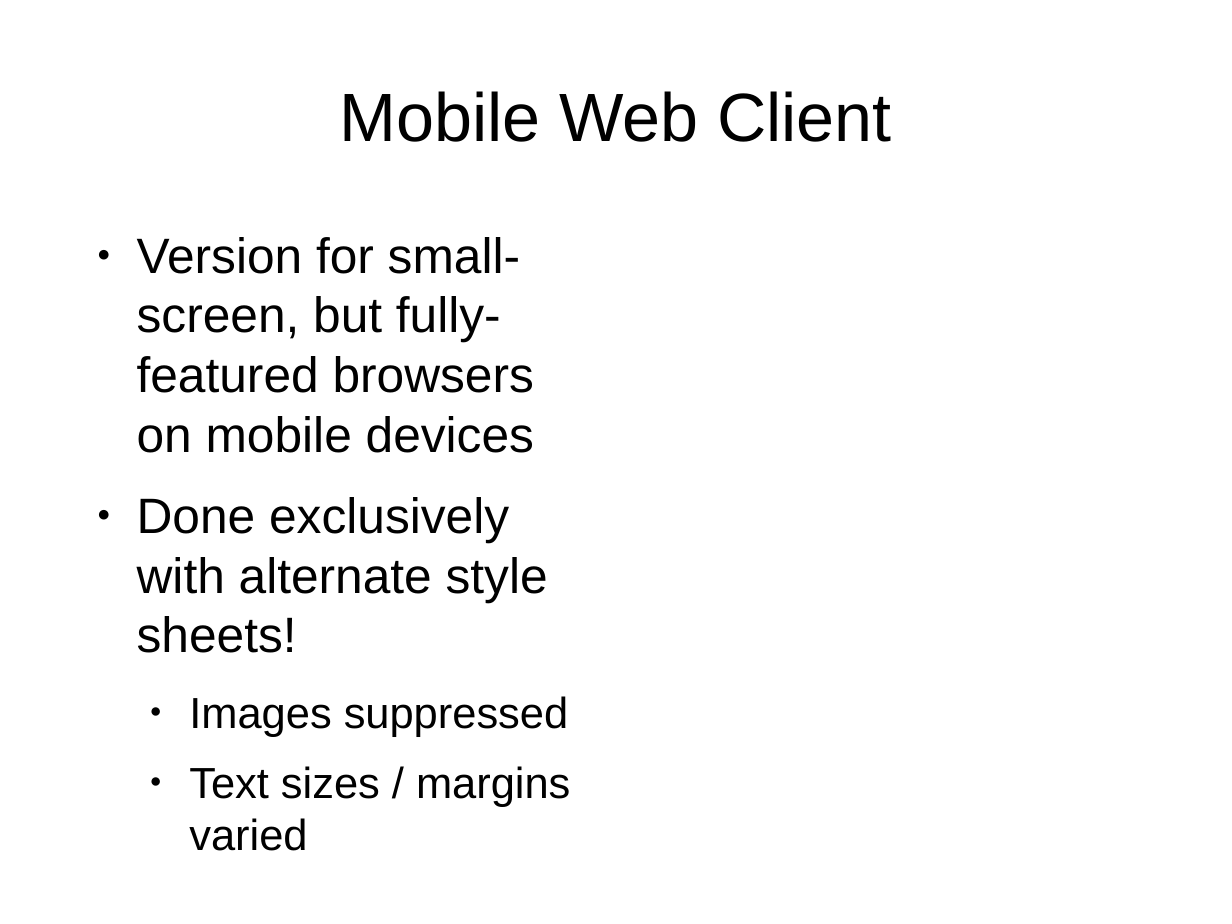
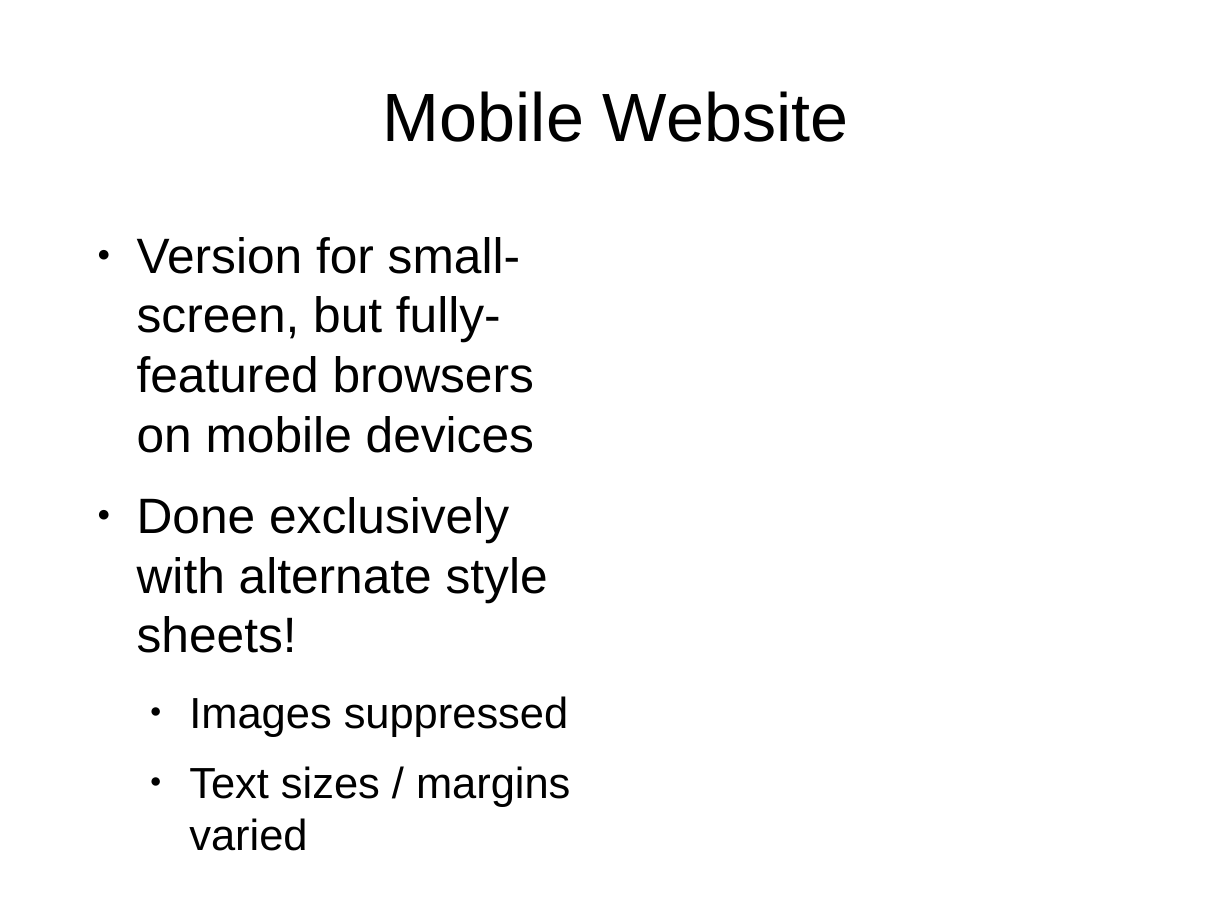
Before and after one commit to lmucs/playserengeti, a slide deck: slide 22 of serengeti/src/site/serengeti.odp (slide 16 before the commit). Drawn at 1232x924 pixels with LibreOffice and Linux fonts; fonts in the diff are those of the drawing. Boxes give left, top, right and bottom in pixels: in the first picture for what was removed or moved away, otherwise in the second. Text is boxed around its words. In the diff, an @@ line names an element or a change of style, - is before the commit and + after.

```diff
--- a/serengeti/src/site/serengeti.odp
+++ b/serengeti/src/site/serengeti.odp
@@ title at (x1=383, y1=91, x2=848, y2=142): text changed @@
-Mobile Web Client
+Mobile Website
```
Also in this commit, not shown: 4 other slides changed, 7 slides added, 1 slide removed.
